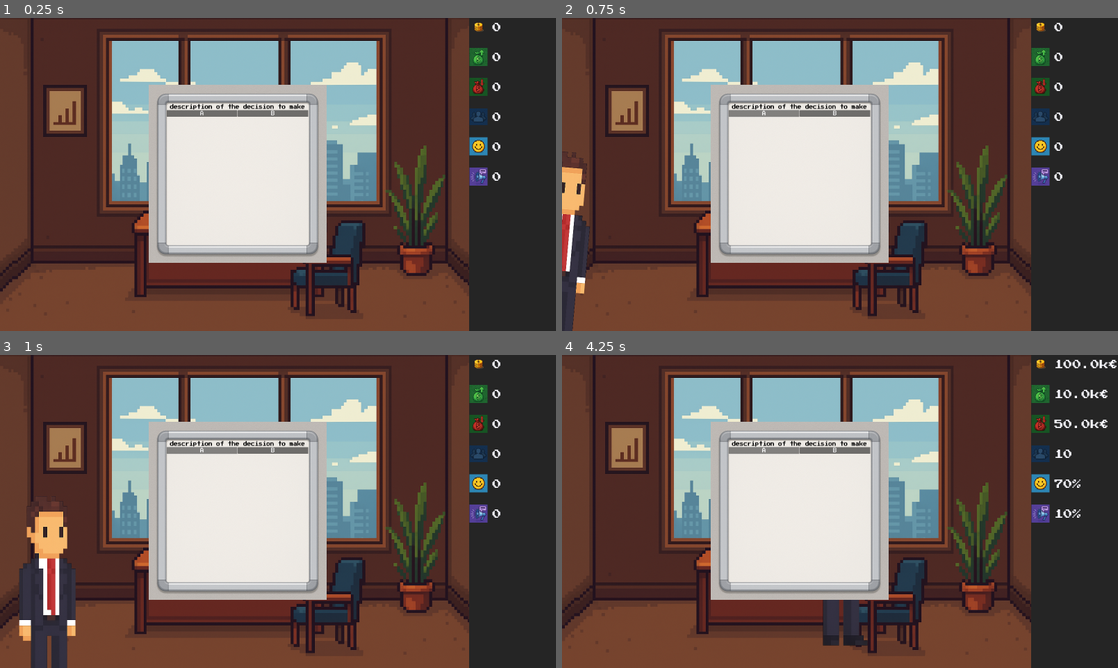
Above: before the commit, frames 1-4 (two rows, left to right).
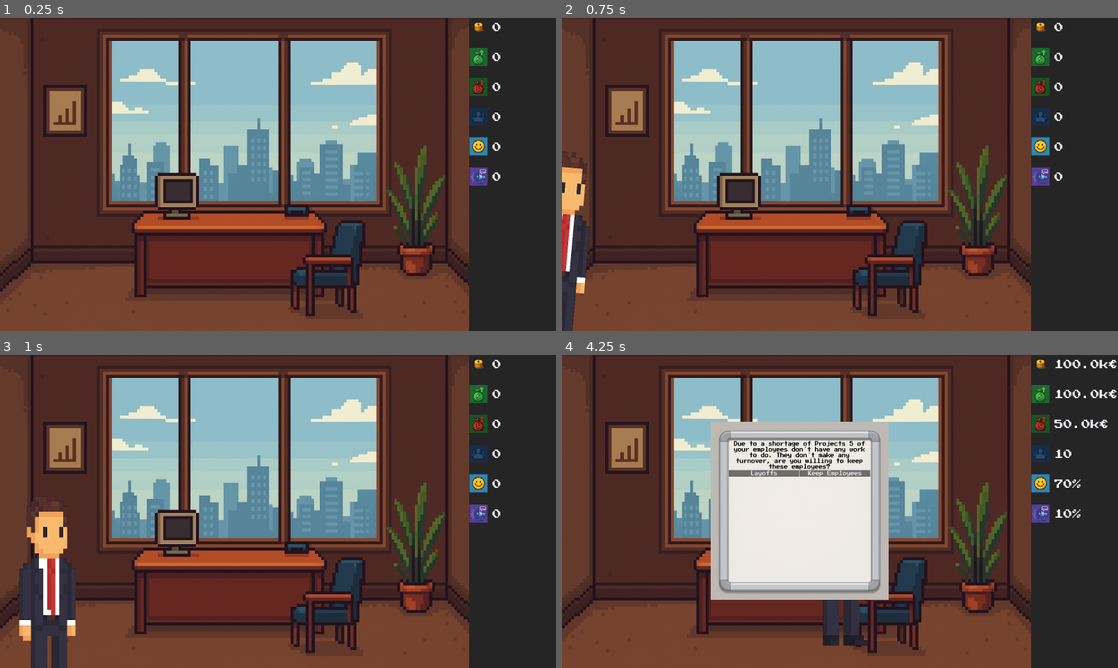
Above: after the commit, the same moments.

Repository: IU-Internationale-Hochschule-Augsburg/You-re-the-Boss-Now
Game: Godot game, scene res://main.tscn
The game is run twice, just before and just after one commit, with the same random seed, the same clock (stepped at 60 frames per second) and the same inputs.
Inputs (mouse positions are in pixels of both pictures, inside the frame that each line leads up to):
- Up to frame 1 (0.25 s): no input
- Up to frame 2 (0.75 s): click (762, 111) at 0.5 s, where only the run before the commit has a clickable "A"
- Up to frame 3 (1 s): no input
- Up to frame 4 (4.25 s): click (834, 448) at 1.25 s, where only the run before the commit has a clickable "B"; click (762, 448) at 2 s, where only the run before the commit has a clickable "A"; click (834, 448) at 2.75 s, where only the run before the commit has a clickable "B"; click (762, 448) at 3.5 s, where only the run before the commit has a clickable "A"

The runs differ from the first frame. In frame 1, 18% of the frame differs, in the area x 26-59%, y 21-79%; in frame 2, 18%; in frame 3, 18%; in frame 4, 1.9%.

Commit message:
added functionality to read tasks from json file, randomly select a task and display it

Diff:
--- a/Data/tasks.json
+++ b/Data/tasks.json
@@ -0,0 +1,44 @@
+[
+	{
+		"prompt": "Due to a shortage of Projects 5 of your employees don´t have any work to do. They don´t make any turnover, are you willing to keep these employees?",
+		"option_a": "Layoffs",
+		"option_b": "Keep Employees",
+		"effects_a": {
+			"capital": 0,
+			"monthly_turnover": -50000,
+			"running_costs": -25000,
+			"public_relations": 0,
+			"employee_count": -5,
+			"employee_satisfaction": -0.2
+		},
+		"effects_b": {
+			"capital": 0,
+			"monthly_turnover": -50000,
+			"running_costs": 0,
+			"public_relations": 0,
+			"employee_count": 0,
+			"employee_satisfaction": 0.1
+		}
+	},
+	{
+		"prompt": "Your office coffee machine broke down. Do you replace it immediately or wait until next month?",
+		"option_a": "Replace Now",
+		"option_b": "Wait",
+		"effects_a": {
+			"capital": -1000,
+			"monthly_turnover": 0,
+			"running_costs": 0,
+			"public_relations": 0,
+			"employee_count": 0,
+			"employee_satisfaction": 0.1
+		},
+		"effects_b": {
+			"capital": 0,
+			"monthly_turnover": 0,
+			"running_costs": 0,
+			"public_relations": 0,
+			"employee_count": 0,
+			"employee_satisfaction": -0.1
+		}
+	}
+]
--- a/Scripts/CompanyState.gd
+++ b/Scripts/CompanyState.gd
@@ -1,7 +1,7 @@
 extends Node
 
 @export var capital = 100000
-@export var monthly_turnover = 10000
+@export var monthly_turnover = 100000
 @export var running_costs = 50000
 @export var product_portfolio = 1
 @export var public_relations = .1
@@ -23,7 +23,7 @@
 	running_costs = max(running_costs, 10000)
 
 func get_state() -> Dictionary:
-	return{
+	return {
 		"capital": capital,
 		"monthly_turnover": monthly_turnover,
 		"running_costs": running_costs,
--- a/Scripts/Task.gd
+++ b/Scripts/Task.gd
@@ -1,4 +1,42 @@
 extends Node
 
+var tasks = []
+var rng = RandomNumberGenerator.new()
+var current_task
+
+func _ready():
+	load_tasks("res://data/tasks.json")
+
+func load_tasks(path: String):
+	var file = FileAccess.open(path, FileAccess.READ)
+
+	if file:
+		var content = file.get_as_text()
+		var result = JSON.parse_string(content)
+
+		if result is Array:
+			tasks = result
+			print("Loaded tasks: ", tasks)
+		else:
+			push_error("Error parsing JSON: Not an array.")
+
+		file.close()
+	else:
+		push_error("Failed to open file: " + path)
+
 func openTask():
-	pass
+	rng.randomize()
+	var index = rng.randf_range(0, len(tasks)-1)
+	current_task = tasks[index]
+	if current_task.has("prompt"):
+		$VBoxContainer/TaskLabel.text = current_task.get("prompt")
+	else:
+		push_error("Tasks data seems to be corrupt: prompt missing for ", current_task)
+	if current_task.has("option_a"):
+		$VBoxContainer/HBoxContainer/AButton.text = current_task.get("option_a")
+	else:
+		push_error("Tasks data seems to be corrupt: option_a missing for ", current_task)
+	if current_task.has("option_b"):
+		$VBoxContainer/HBoxContainer/BButton.text = current_task.get("option_b")
+	else:
+		push_error("Tasks data seems to be corrupt: option_b missing for ", current_task)
--- a/Scripts/World.gd
+++ b/Scripts/World.gd
@@ -5,3 +5,5 @@
 	#$Control.visible = true
 	$HUD.update_company_state()
 	$HUD.visible = true
+	$TaskControl.openTask()
+	$TaskControl.visible = true
--- a/main.tscn
+++ b/main.tscn
@@ -113,6 +113,7 @@
 }
 
 [node name="TaskControl" type="Control" parent="."]
+visible = false
 layout_mode = 3
 anchors_preset = 15
 anchor_right = 1.0
